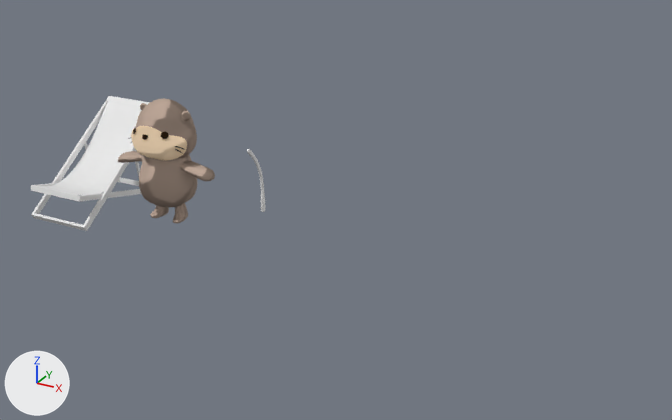
The Blender file 3D Models/Chair and character.blend: old version first, new version second.
Before and after are seen from a 50 mm camera at (19.3, -23.3, 11.4) aimed at (6.0, 0.9, -0.7). The lights are fixed; the arrows at lower left show +X, +Y and +Z.

The older version as bpy lines, for what is in view:
```python
ob_body = bpy.data.objects.new('Body', me_cube_007)
ob_body.location = (0.0, 0.0, 0.0)
ob_foot_001 = bpy.data.objects.new('Foot.001', me_cube_005)
ob_foot_001.parent = ob_body
ob_foot_001.location = (-0.878, 0.153, 0.0)
ob_foot_001.scale = (-1.0, 1.28, 1.0)
ob_foot_002 = bpy.data.objects.new('Foot.002', me_cube_012)
ob_foot_002.parent = ob_body
ob_foot_002.location = (0.457, -0.171, -1.736)
ob_foot_002.rotation_euler = (0.0114, -0.115, 0.213)  # degrees (0.7, -6.6, 12)
ob_foot_002.scale = (0.222, 0.446, 0.105)
ob_head = bpy.data.objects.new('Head', me_cube)
ob_head.parent = ob_body
ob_head.location = (-0.00123, -0.0446, 1.368)
ob_head.scale = (1.0, 0.924, 1.0)
ob_plane = bpy.data.objects.new('Plane', me_plane_001)
ob_plane.parent = ob_chair
ob_plane.location = (-2.838, -9.256, 2.513)
# also in view: 'Cube.001' at (-3.9, 0.7, -1.8); 'Mouth Cover' at (0.0, -0.7, 1.1); 'Chair' at (-3.9, 0.8, -0.7)
```
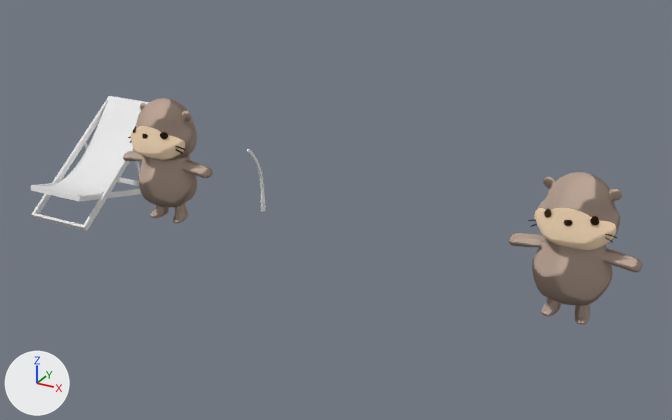
Edits to the bpy script that builds the scene:
```text
Change me_cube_007:
    used by ob_body; location = (0.0, 0.0, 0.0)
    remove me_cube_007.from_pydata(...)  # 69 vertices, 60 faces; spans x 0.0..2.11, y -0.97..0.87, z -1.37..0.83
    add me_cube_007.from_pydata(...)  # 7162 vertices, 7129 faces, 15 loose edges; spans x -1.82..1.82, y -1.18..0.87, z -1.35..2.42
    me_cube_007 part 1: 69 vertices removed from x 0.0..2.11, y -0.97..0.87, z -1.37..0.83; 7162 vertices added at x -1.82..1.82, y -1.18..0.87, z -1.35..2.42
    add me_cube_007.materials.append(mat_mouth)
    add me_cube_007.materials.append(mat_black)
Add me_cube_010:
    me_cube_010.from_pydata(...)  # 69 vertices, 60 faces; spans x 0.0..1.91, y -0.97..0.87, z -1.37..0.83
    me_cube_010.polygons.foreach_set('use_smooth', [True] * 60)
    me_cube_010.materials.append(mat_skin)
Change ob_head:
    ob_head.parent: ob_body -> ob_body_001
Change ob_body:
    remove _m = ob_body.modifiers.new('Subdivision', 'SUBSURF')
    remove _m = ob_body.modifiers.new('Mirror', 'MIRROR')
    remove _m.use_clip = True
Add ob_body_001:
    ob_body_001 = bpy.data.objects.new('Body.001', me_cube_010)
    ob_body_001.location = (13.95, 0.0, 0.0)
    _m = ob_body_001.modifiers.new('Subdivision', 'SUBSURF')
    _m.levels = 2
    _m = ob_body_001.modifiers.new('Mirror', 'MIRROR')
    _m.use_clip = True
Add ob_foot_004:
    ob_foot_004 = bpy.data.objects.new('Foot.004', me_cube_005.copy())  # the mesh of ob_foot_001
    ob_foot_004.parent = ob_body_001
    ob_foot_004.location = (-0.878, 0.153, 0.0)
    ob_foot_004.scale = (-1.0, 1.28, 1.0)
    _m = ob_foot_004.modifiers.new('Subdivision', 'SUBSURF')
    _m.levels = 2
Add ob_foot_003:
    ob_foot_003 = bpy.data.objects.new('Foot.003', me_cube_012.copy())  # the mesh of ob_foot_002
    ob_foot_003.parent = ob_body_001
    ob_foot_003.location = (0.457, -0.171, -1.736)
    ob_foot_003.rotation_euler = (0.0114, -0.115, 0.213)  # degrees (0.7, -6.6, 12)
    ob_foot_003.scale = (0.222, 0.446, 0.105)
    _m = ob_foot_003.modifiers.new('Subdivision', 'SUBSURF')
    _m.levels = 2
```

Location of each change, (x1, y1, x2, y2) in pixels of the pictures (672 x 420 px):
'Body', reshaped, modifiers changed: before (118, 151, 215, 207); after (123, 98, 213, 207)
'Body.001', added: after (509, 233, 642, 306)
'Head', moved: before (136, 99, 197, 158); after (538, 172, 622, 245)
'Mouth Cover', moved: before (131, 126, 187, 160); after (534, 208, 616, 250)
'Foot.003', added: after (575, 304, 590, 325)
'Foot.004', added: after (541, 298, 561, 316)
'Eye', moved: before (161, 132, 169, 139); after (590, 216, 599, 225)
'Nose', moved: before (142, 135, 148, 140); after (564, 219, 572, 226)
'Eye.001', moved: before (133, 127, 136, 134); after (544, 209, 551, 217)
'Whisker', moved (not visible before): after (605, 234, 617, 238)
